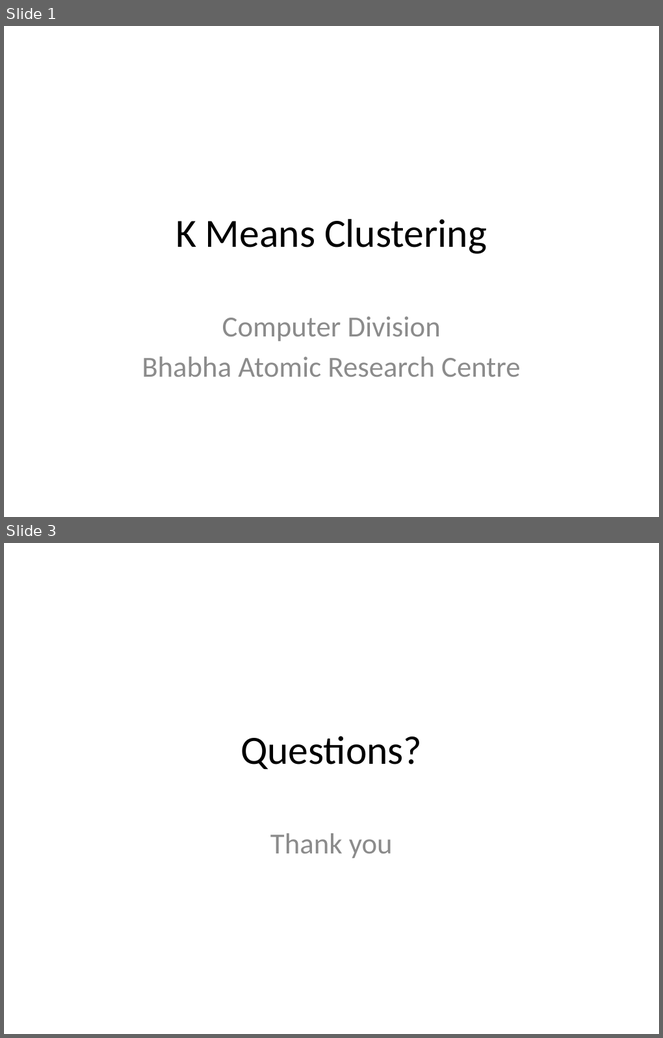
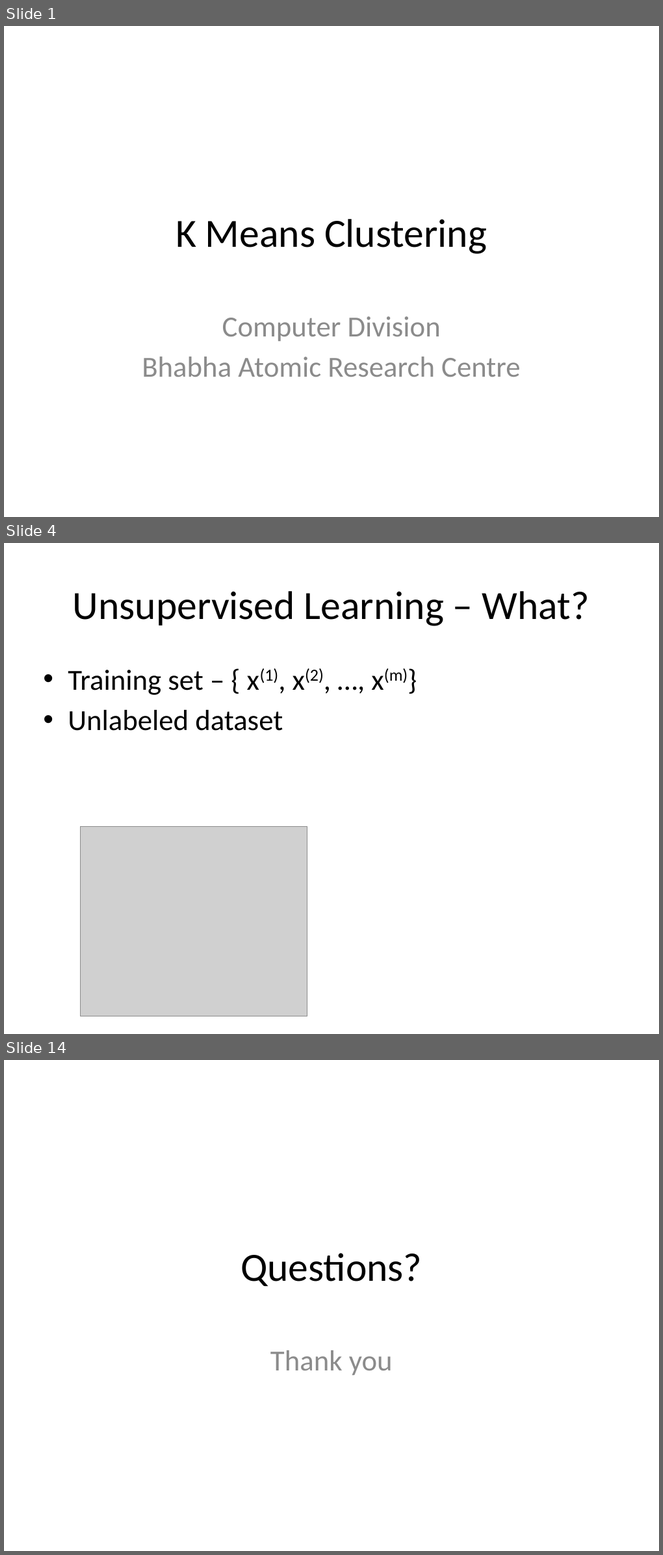
Before and after one commit to look4pritam/ArtificialIntelligence, a slide deck: MachineLearning/K-MeansClustering.pptx. Shown one above the other, each under a label of ours: slides 1 and 3 before the commit, slides 1, 4 and 14 after it; the slides between them are not shown. The pictures are 663x1038 and 663x1555 pixels, drawn with LibreOffice and Linux fonts; fonts in the diff are those of the drawing; grey boxes stand for pictures. Boxes give left, top, right and bottom in pixels: in the first picture for what was removed or moved away, otherwise in the second. Text is boxed around its words. In the diff, an @@ line names an element or a change of style, - is before the commit and + after.

```diff
--- a/MachineLearning/K-MeansClustering.pptx
+++ b/MachineLearning/K-MeansClustering.pptx
@@ slide 4 added at (4,543,659,1034), background #FFFFFF @@
@@ title added at (73,591,590,626), 44 pt, text #000000 @@
+Unsupervised Learning – What?
@@ text added at (68,668,408,731), 32 pt, text #000000 @@
+• Training set – { x(1), x(2), …, x(m)}
+• Unlabeled dataset
@@ picture added at (81,826,308,1016) @@
@@ what was slide 3 is now slide 14 @@
```
Also in this commit, not shown: 11 other slides added, 1 slide removed.
